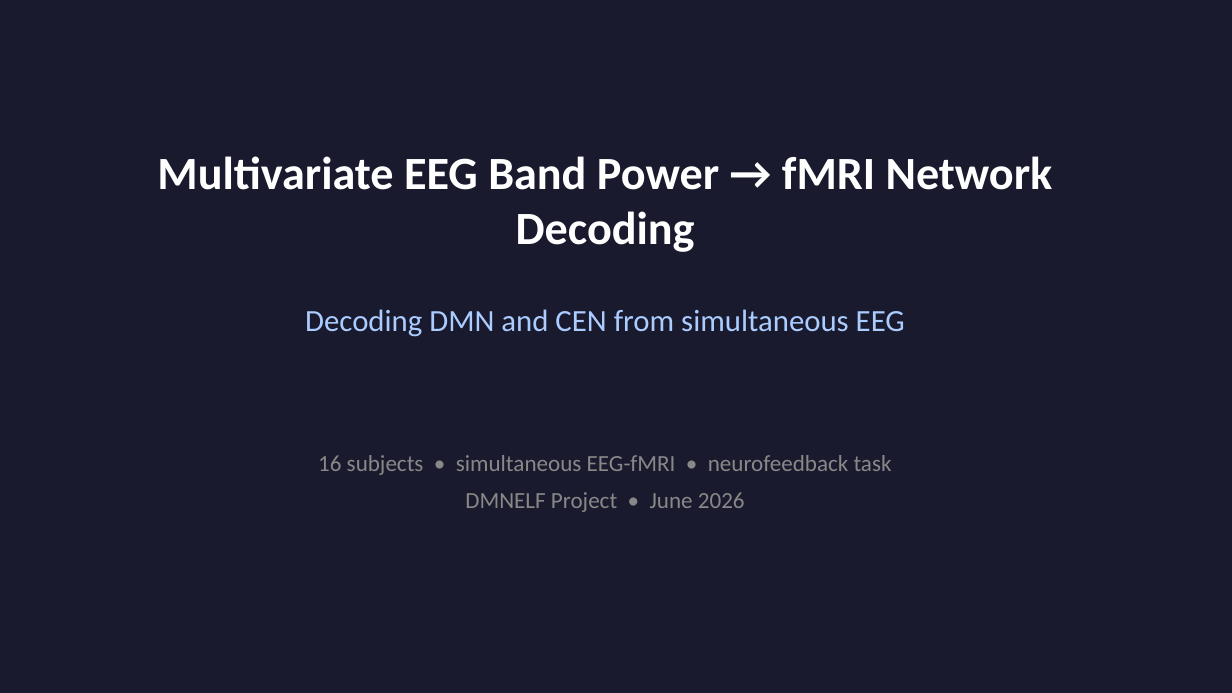
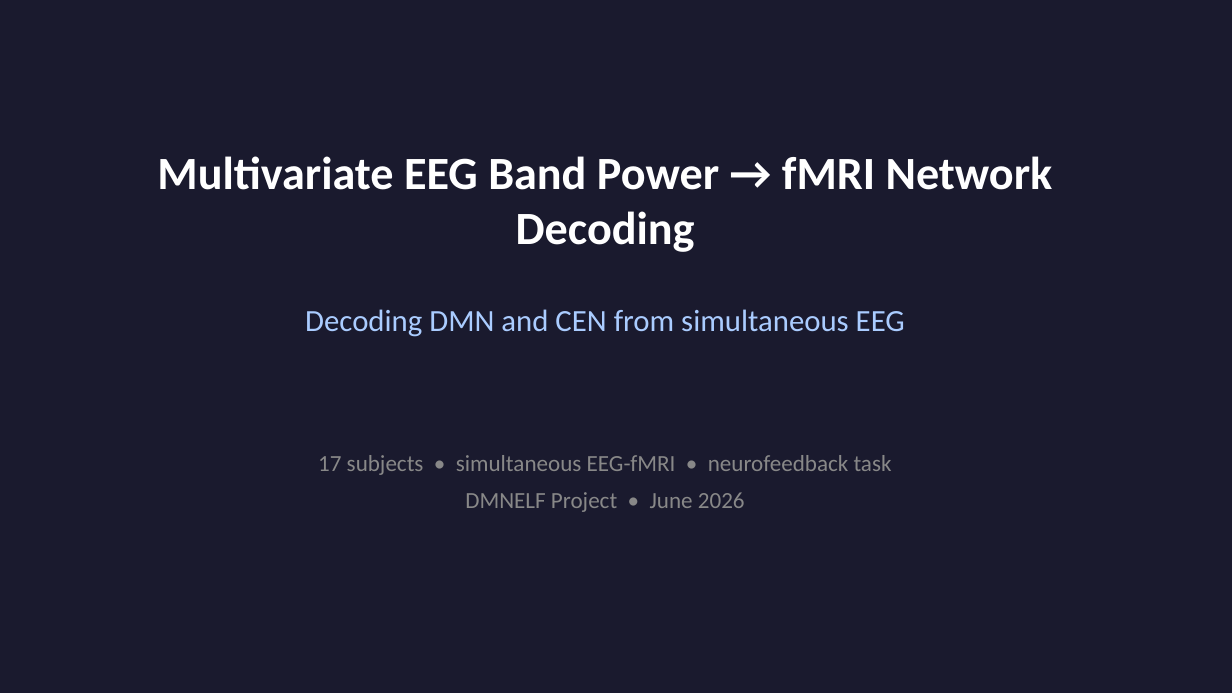
Before and after one commit to cccbauer/dmnelf, a slide deck: slide 1 of analysis/fingerprint/eeg_bold_coupling/EEG_BOLD_decoding_results.pptx. Drawn at 1232x693 pixels with LibreOffice and Linux fonts; fonts in the diff are those of the drawing. Boxes give left, top, right and bottom in pixels: in the first picture for what was removed or moved away, otherwise in the second. Text is boxed around its words. In the diff, an @@ line names an element or a change of style, - is before the commit and + after.

```diff
--- a/analysis/fingerprint/eeg_bold_coupling/EEG_BOLD_decoding_results.pptx
+++ b/analysis/fingerprint/eeg_bold_coupling/EEG_BOLD_decoding_results.pptx
@@ text at (318,455,892,475): text changed @@
-16 subjects • simultaneous EEG-fMRI • neurofeedback task
+17 subjects • simultaneous EEG-fMRI • neurofeedback task
```
Also in this commit, not shown: 4 other slides changed, 7 slides added, 2 slides removed, 50 other files.
